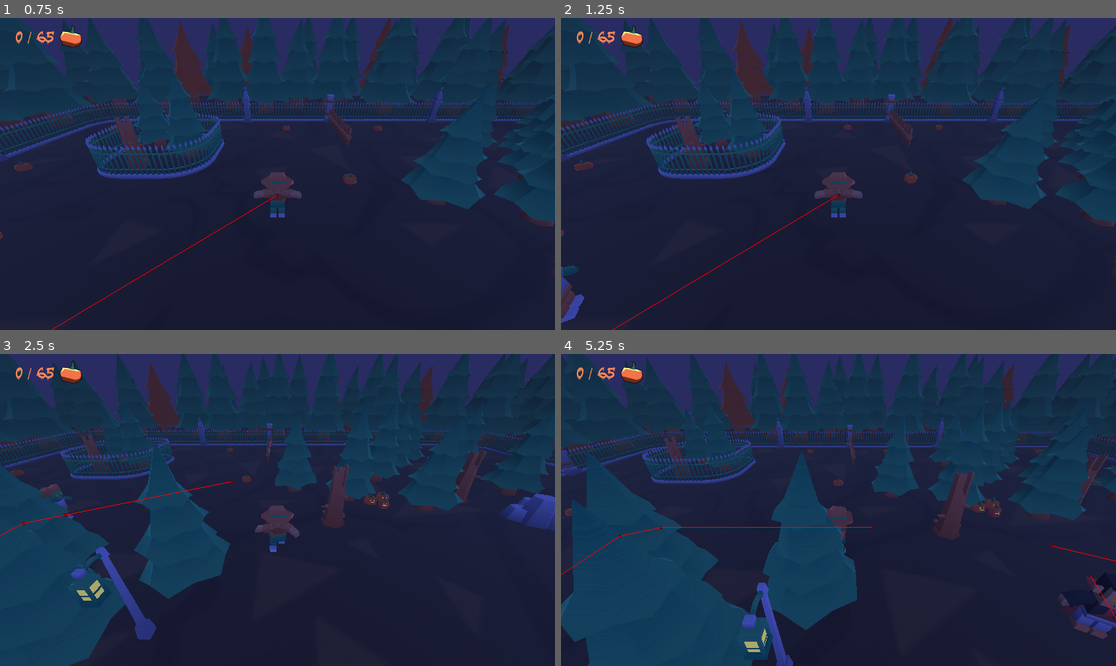
Above: before the commit, frames 1-4 (two rows, left to right).
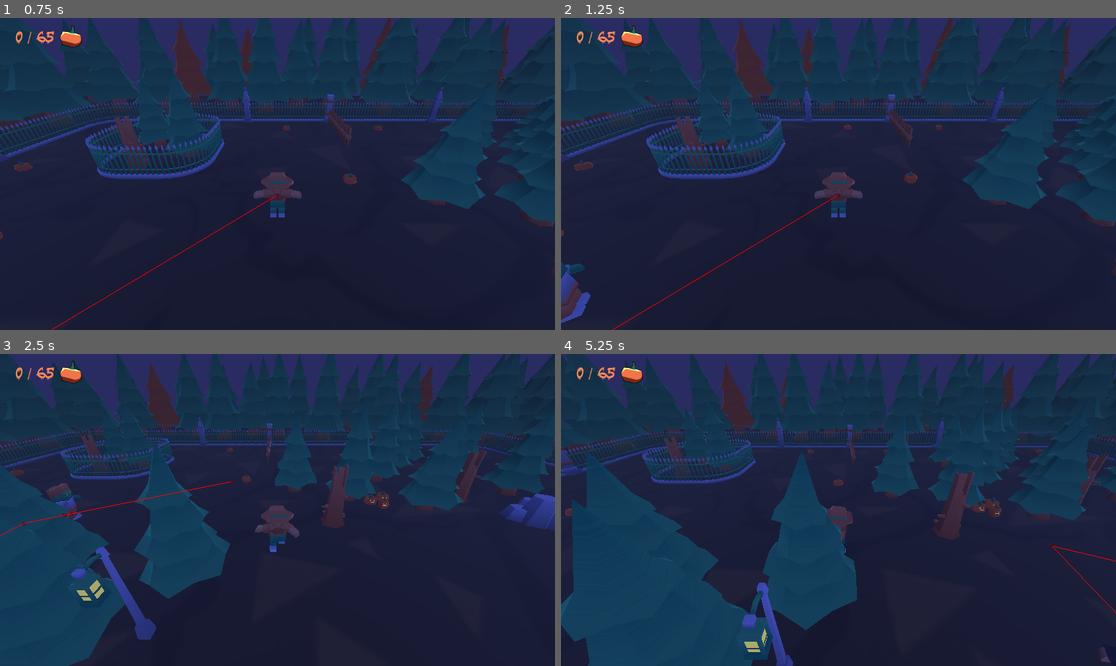
Above: after the commit, the same moments.

Repository: BuendiaGames/SpookyComecocos
Game: Godot game, scene res://core/menu/mainmenu.tscn
Two runs of this game, one before a commit and one after it. Both use one fixed random seed, a clock stepped at 60 frames per second and the inputs below.
Inputs:
- Up to frame 1 (0.75 s): click "Start game" at 0.5 s
- Up to frame 2 (1.25 s): no input
- Up to frame 3 (2.5 s): hold Right (ui_right) 1.28-2.03 s; hold Down (ui_down) from 2.03 s (still down)
- Up to frame 4 (5.25 s): release Down (ui_down) at 2.78 s; hold Right (ui_right) 2.78-3.53 s; hold Up (ui_up) 3.53-4.28 s; hold Left (ui_left) from 4.28 s (still down)

Frame 1 is identical in both runs. In frame 2, 0.4% of the frame differs, in the area x 0-6%, y 78-98%; in frame 3, 0.3%; in frame 4, 0.8%, in the area x 0-100%, y 55-99%.

Commit message:
Trabajo en monstruos

Diff:
--- a/core/characters/ghost/ghost.gd
+++ b/core/characters/ghost/ghost.gd
@@ -1,7 +1,7 @@
 extends CharacterBody3D
 
 #Velocidad del fantasma
-const SPEED = 0.1
+const SPEED = 0.06
 
 #El objeto pathfollow
 var ghostpath = null
--- a/core/characters/zombi/zombi.gd
+++ b/core/characters/zombi/zombi.gd
@@ -1,7 +1,7 @@
 extends CharacterBody3D
 
 #Velocidad de movimiento del vampiro
-const speed = 50.0
+const speed = 55.0
 const threshold_direct = 2
 
 
--- a/core/levels/nivel1.tscn
+++ b/core/levels/nivel1.tscn
@@ -54,6 +54,7 @@
 [ext_resource type="PackedScene" uid="uid://cpkvpuyij6rgi" path="res://3dmodels/pine-fall.glb" id="52_mngep"]
 [ext_resource type="PackedScene" uid="uid://62yf7c7xapgl" path="res://core/characters/ghost/ghost.tscn" id="53_4va81"]
 [ext_resource type="PackedScene" uid="uid://b6jhmxs5usgca" path="res://core/characters/zombi/zombi.tscn" id="54_w4a4b"]
+[ext_resource type="PackedScene" uid="uid://brracca53ddlb" path="res://core/characters/skeleton/skeleton.tscn" id="55_kjagl"]
 
 [sub_resource type="BoxShape3D" id="BoxShape3D_febsr"]
 size = Vector3(2.4336, 1, 5.89072)
@@ -2611,7 +2612,7 @@
 transform = Transform3D(-4.37114e-08, 0, 1, 0, 1, 0, -1, 0, -4.37114e-08, 24.9952, 0, 32.3688)
 
 [node name="pumpkin-tall-carved2" parent="deco" instance=ExtResource("44_y0mrj")]
-transform = Transform3D(0.985888, 0, -0.167405, 0, 1, 0, 0.167405, 0, 0.985888, 10.7682, 0, 12.9039)
+transform = Transform3D(0.985888, 0, -0.167405, 0, 1, 0, 0.167405, 0, 0.985888, 12.1182, 0, 9.95297)
 
 [node name="pumpkin-tall-carved3" parent="deco" instance=ExtResource("44_y0mrj")]
 transform = Transform3D(0.985888, 0, -0.167405, 0, 1, 0, 0.167405, 0, 0.985888, 23.6831, 0, 21.7081)
@@ -3332,7 +3333,7 @@
 [node name="Node3D" type="Node3D" parent="."]
 
 [node name="vampire" parent="Node3D" instance=ExtResource("39_x5yg4")]
-transform = Transform3D(1, 0, 0, 0, 1, 0, 0, 0, 1, 15, 0, 25)
+transform = Transform3D(1, 0, 0, 0, 1, 0, 0, 0, 1, 15, 0, 27.1974)
 
 [node name="vampire2" parent="Node3D" instance=ExtResource("39_x5yg4")]
 transform = Transform3D(1, 0, 0, 0, 1, 0, 0, 0, 1, 40.4183, 0, 25)
@@ -3350,7 +3351,7 @@
 transform = Transform3D(1, 0, 0, 0, 1, 0, 0, 0, 1, 9.70139, 0, 7.6464)
 
 [node name="zombi4" parent="Node3D" instance=ExtResource("54_w4a4b")]
-transform = Transform3D(1, 0, 0, 0, 1, 0, 0, 0, 1, 15.6304, 0, 30.1598)
+transform = Transform3D(1, 0, 0, 0, 1, 0, 0, 0, 1, 7.73361, 0, 33.0782)
 
 [node name="zombi2" parent="Node3D" instance=ExtResource("54_w4a4b")]
 transform = Transform3D(1, 0, 0, 0, 1, 0, 0, 0, 1, 43.5385, 0, 28.6934)
@@ -3375,3 +3376,18 @@
 
 [node name="ghost" parent="Node3D/ghost_route3/pathfollower" instance=ExtResource("53_4va81")]
 transform = Transform3D(-1, 0, -8.74229e-08, 0, 1, 0, 8.74229e-08, 0, -1, 0, 0, 0)
+
+[node name="skeleto" parent="Node3D" instance=ExtResource("55_kjagl")]
+transform = Transform3D(1, 0, 0, 0, 1, 0, 0, 0, 1, 24.3664, 0, 25.384)
+
+[node name="skeleto2" parent="Node3D" instance=ExtResource("55_kjagl")]
+transform = Transform3D(1, 0, 0, 0, 1, 0, 0, 0, 1, 37.3298, 0, 10.899)
+
+[node name="skeleto3" parent="Node3D" instance=ExtResource("55_kjagl")]
+transform = Transform3D(1, 0, 0, 0, 1, 0, 0, 0, 1, 41.2823, 0, 29.5343)
+
+[node name="skeleto4" parent="Node3D" instance=ExtResource("55_kjagl")]
+transform = Transform3D(1, 0, 0, 0, 1, 0, 0, 0, 1, 18.8808, 0, 37.7949)
+
+[node name="skeleto5" parent="Node3D" instance=ExtResource("55_kjagl")]
+transform = Transform3D(1, 0, 0, 0, 1, 0, 0, 0, 1, 25.7294, 0, 7.68165)
Not shown: 1 places in core/levels/nivel1.tscn that only renumber resources
